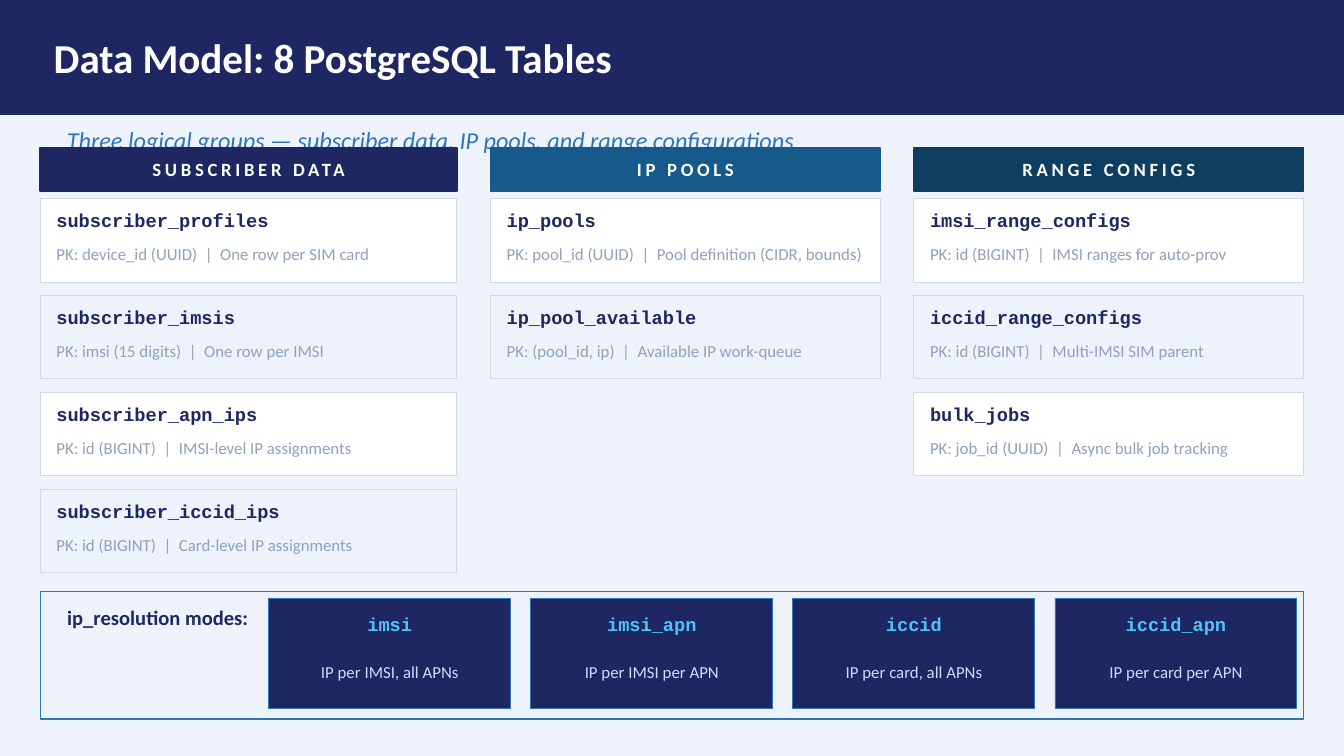
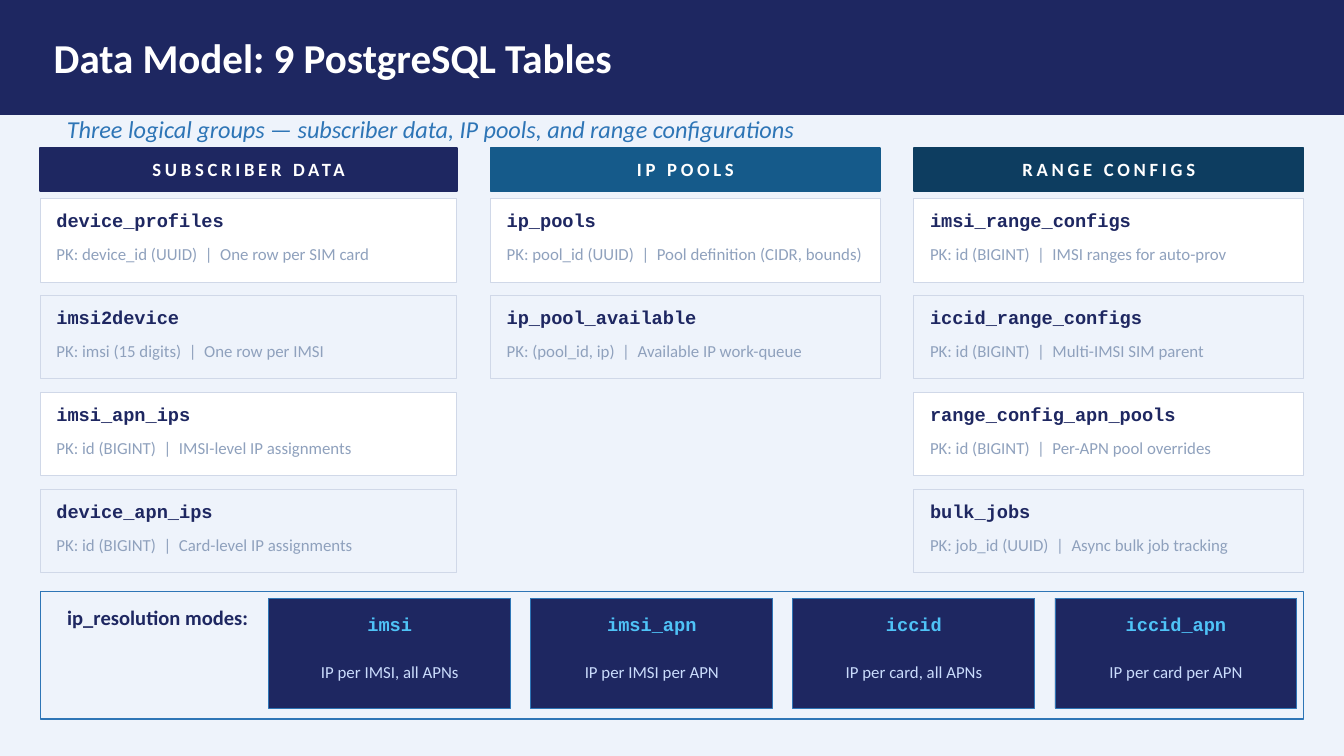
Before and after one commit to ridan5G/aaa-cloud-native, a slide deck: slide 8 of docs/aaa-platform-presentation.pptx. Drawn at 1344x756 pixels with LibreOffice and Linux fonts; fonts in the diff are those of the drawing. Boxes give left, top, right and bottom in pixels: in the first picture for what was removed or moved away, otherwise in the second. Text is boxed around its words. In the diff, an @@ line names an element or a change of style, - is before the commit and + after.

Commit message:
update to api,support 1st connect with multi apn and multi imsi and apn

```diff
--- a/docs/aaa-platform-presentation.pptx
+++ b/docs/aaa-platform-presentation.pptx
@@ text at bbox=[54, 44, 612, 80]: text changed @@
-Data Model: 8 PostgreSQL Tables
+Data Model: 9 PostgreSQL Tables
@@ text "Three logical groups — subscriber ..." at bbox=[67, 121, 794, 142]: vertical alignment middle to top @@
@@ text at bbox=[56, 214, 223, 231]: text changed @@
-subscriber_profiles
+device_profiles
@@ text at bbox=[56, 311, 179, 324]: text changed @@
-subscriber_imsis
+imsi2device
@@ text at bbox=[56, 408, 190, 425]: text changed @@
-subscriber_apn_ips
+imsi_apn_ips
@@ text added at bbox=[930, 408, 1176, 425], 10 pt, text #1E2761, bold @@
+range_config_apn_pools
@@ text added at bbox=[930, 442, 1211, 457], 9 pt, text #8FA1BD @@
+PK: id (BIGINT) | Per-APN pool overrides
@@ text at bbox=[56, 505, 212, 522]: text changed @@
-subscriber_iccid_ips
+device_apn_ips
@@ rectangle added at bbox=[914, 489, 1304, 573], fill #EEF3FB, outline #D0D8E8 0.5 pt @@
@@ text "bulk_jobs": place and size @@
-text "bulk_jobs" at bbox=[930, 408, 1030, 425]
+text "bulk_jobs" at bbox=[930, 505, 1030, 522]
@@ text "PK: job_id (UUID) | Async ...": place and size @@
-text "PK: job_id (UUID) | Async ..." at bbox=[930, 442, 1228, 457]
+text "PK: job_id (UUID) | Async ..." at bbox=[930, 539, 1228, 554]
```
Also in this commit, not shown: 10 other slides changed, 1 slide added, 36 other files.
